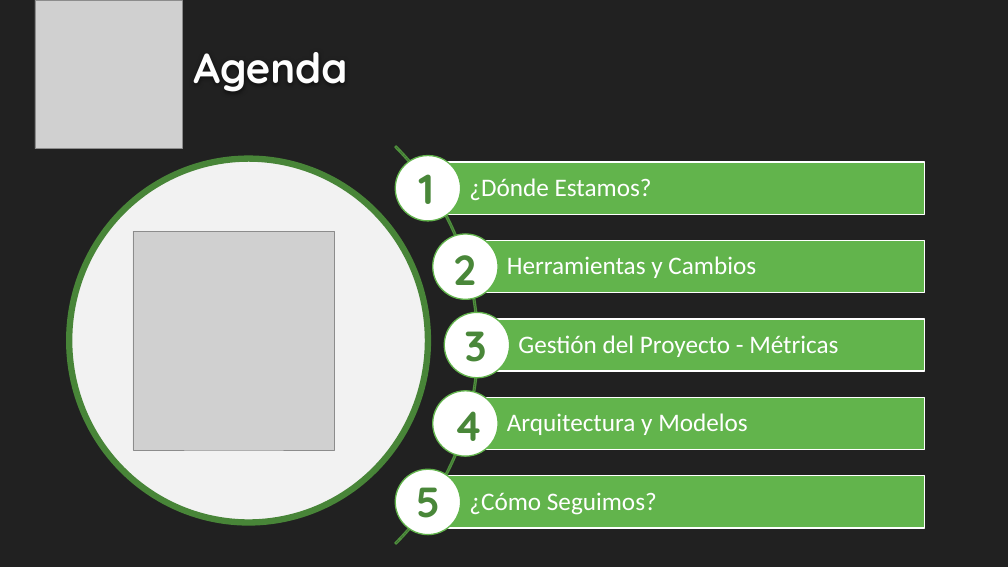
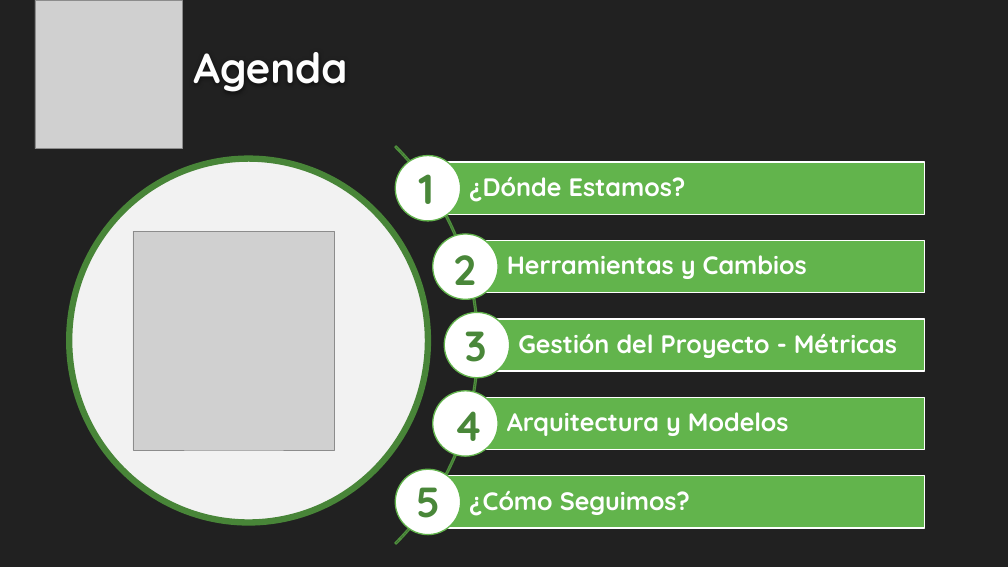
Before and after one commit to fallemand/quegolazo, a slide deck: slide 2 of Documentacion/Presentación Grado de Avances/Presentación Proyecto - Grado de Avances.pptx. Drawn at 1008x567 pixels with LibreOffice and Linux fonts; fonts in the diff are those of the drawing; grey boxes stand for pictures; background and template pictures are left out. Boxes give left, top, right and bottom in pixels: in the first picture for what was removed or moved away, otherwise in the second. Text is boxed around its words. In the diff, an @@ line names an element or a change of style, - is before the commit and + after.

Commit message:
- Cambios menores en la Presentación.

```diff
--- a/Documentacion/Presentación Grado de Avances/Presentación Proyecto - Grado de Avances.pptx
+++ b/Documentacion/Presentación Grado de Avances/Presentación Proyecto - Grado de Avances.pptx
@@ font Calibri to Quicksand, bold on in 5 elements at box(469, 177, 686, 202), box(507, 255, 807, 279), box(518, 334, 897, 358), box(507, 412, 789, 436), box(469, 491, 690, 516) @@
```
Also in this commit, not shown: 6 other slides changed.
